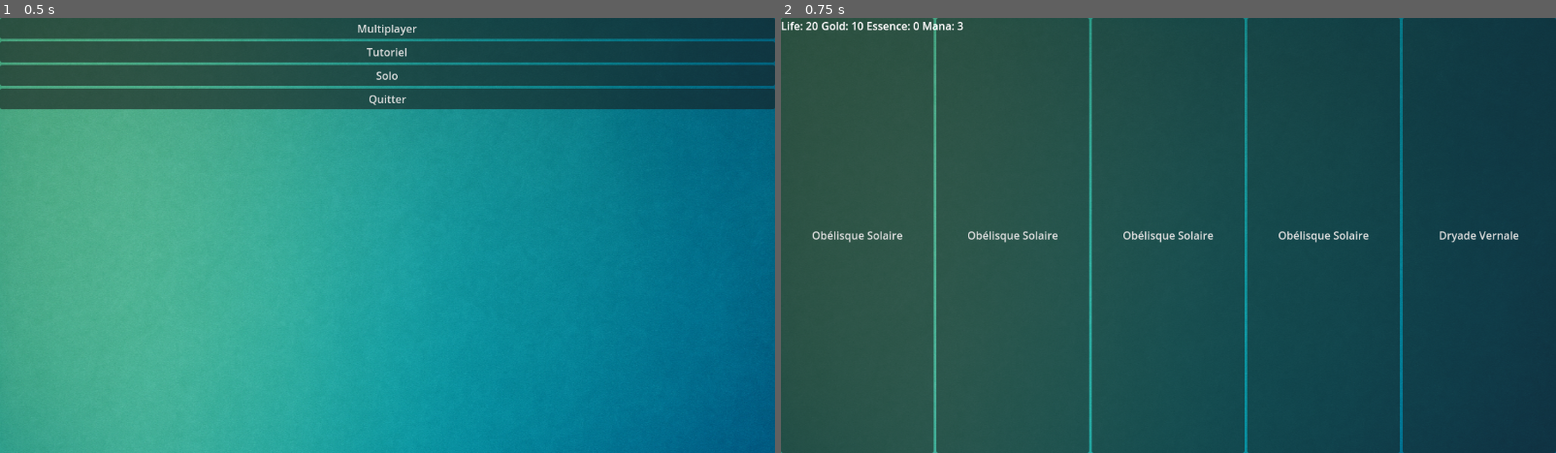
Above: before the commit, frames 1-2 (left to right).
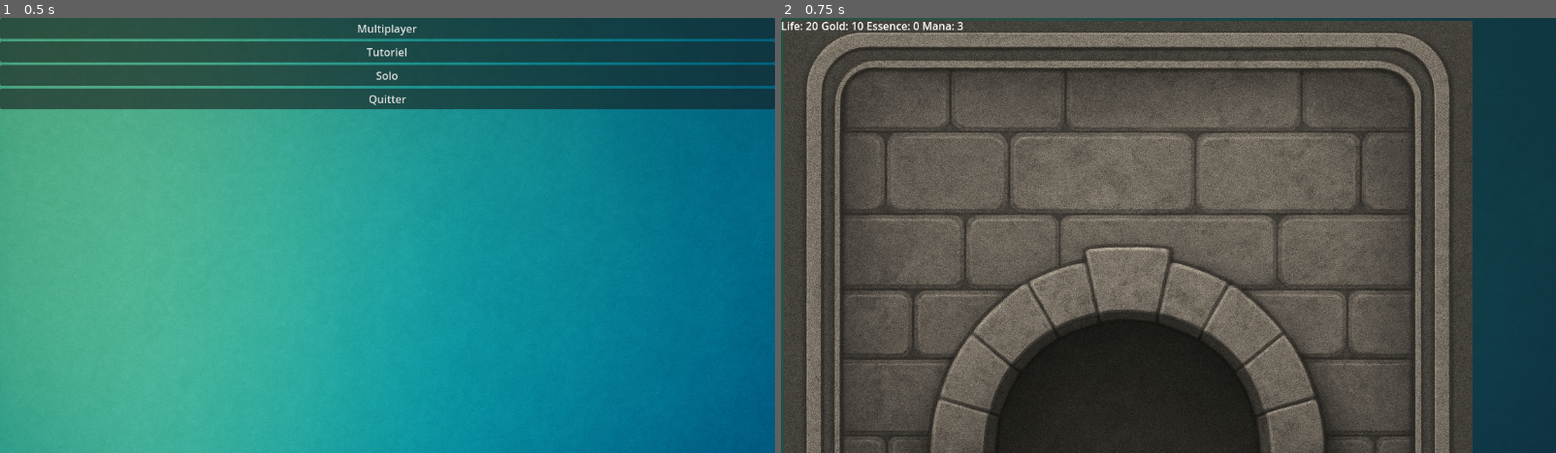
Above: after the commit, the same moments.

Repository: cbCielblanc/deckbuilding
Game: Godot game, scene res://scenes/MainMenu.tscn
The game is run twice, just before and just after one commit, with the same random seed, the same clock (stepped at 60 frames per second) and the same inputs.
Inputs:
- Up to frame 1 (0.5 s): no input
- Up to frame 2 (0.75 s): click "Solo" at 0.5 s

Frame 1 is identical in both runs. In frame 2, 85% of the frame differs, in the area x 0-100%, y 0-100%.
Error after the commit: Invalid access to property or key 'mouse_entered' on a base object of type 'Sprite2D'. (res://scripts/terrain_tile.gd:22)

Commit message:
Remove generated textures and load at runtime

Diff:
--- /dev/null
+++ b/scenes/TerrainTile.tscn
@@ -0,0 +1,15 @@
+[gd_scene load_steps=2 format=3]
+
+[ext_resource type="Script" path="res://scripts/terrain_tile.gd" id="1"]
+
+[node name="TerrainTile" type="Node2D"]
+script = ExtResource("1")
+
+[node name="Shadow" type="Sprite2D" parent="."]
+position = Vector2(2, 2)
+z_index = -1
+texture = null
+modulate = Color(0, 0, 0, 0.4)
+
+[node name="Sprite2D" type="Sprite2D" parent="."]
+texture = null
--- a/scripts/terrain_manager.gd
+++ b/scripts/terrain_manager.gd
@@ -1,22 +1,63 @@
 extends Node
 class_name TerrainManager
 
-var tiles := {}        # player -> 2-D array TerrainTile
+const WIDTH := 5
+const HEIGHT := 3
+const TILE_SIZE := 64
 
-func init(players):
+var tiles : Dictionary = {}				  # player -> 2-D array TerrainTile
+var _visual_root : Node2D
+var _tile_scene : PackedScene = preload("res://scenes/TerrainTile.tscn")
+
+func init(players:Array) -> void:
+	_visual_root = Node2D.new()
+	add_child(_visual_root)
+
+	var p_idx := 0
 	for p in players:
 		var g := []
-		for x in 5:
+		for x in WIDTH:
 			var col := []
-			for y in 3:
-				var t := TerrainTile.new()
+			for y in HEIGHT:
+				var t : TerrainTile = _tile_scene.instantiate()
 				t.biome = p.biome
+				t.position = Vector2((p_idx * WIDTH + x) * TILE_SIZE,
+						y * TILE_SIZE)
+				_visual_root.add_child(t)
 				col.append(t)
 			g.append(col)
 		tiles[p] = g
+		p_idx += 1
+	update_visuals()
 
-func season_update(season:String):
+func season_update(season:String) -> void:
 	for pl in tiles:
 		for col in tiles[pl]:
 			for t in col:
 				t.apply_season(season)
+	update_visuals()
+
+func update_visuals() -> void:
+	var current_season := SeasonManager.current()
+	for pl in tiles:
+		for col in tiles[pl]:
+			for t in col:
+				t.set_color(_color_for(t.biome, current_season))
+
+func _color_for(biome:String, season:String) -> Color:
+	var base := {
+		"Forest": Color(0.2, 0.6, 0.2),
+		"Volcano": Color(0.7, 0.2, 0.2),
+		"Desert": Color(0.8, 0.75, 0.5),
+		"Reef": Color(0.2, 0.5, 0.8),
+		"Swamp": Color(0.3, 0.4, 0.3),
+		"Tundra": Color(0.8, 0.8, 0.9)
+	}.get(biome, Color.WHITE)
+
+	match season:
+		"winter":
+			return base.lightened(0.3)
+		"autumn":
+			return base.darkened(0.2)
+		_:
+			return base
--- a/scripts/terrain_tile.gd
+++ b/scripts/terrain_tile.gd
@@ -1,7 +1,59 @@
+extends Node2D
 class_name TerrainTile
-var biome  : String
-var season_modifier : Dictionary = {}     # "spring" -> Callable …
 
-func apply_season(season:String):
+const BIOME_TEXTURE_PATHS := {
+	"forest": "res://assets/terrain/forest_tile.png",
+	"desert": "res://assets/terrain/desert_tile.png",
+	"reef": "res://assets/terrain/reef_tile.png",
+	"swamp": "res://assets/terrain/swamp_tile.png",
+	"tundra": "res://assets/terrain/tundra_tile.png",
+	"volcano": "res://assets/terrain/volcano_tile.png",
+}
+
+var biome : String
+var season_modifier : Dictionary = {}
+var _base_color : Color = Color.WHITE
+
+@onready var sprite : Sprite2D = $Sprite2D
+@onready var shadow : Sprite2D = $Shadow
+
+func _ready() -> void:
+	set_biome(biome)
+	sprite.mouse_entered.connect(Callable(self, "_on_mouse_entered"))
+	sprite.mouse_exited.connect(Callable(self, "_on_mouse_exited"))
+
+	if sprite.texture == null:
+		var img := Image.create(64, 64, false, Image.FORMAT_RGBA8)
+		img.fill(Color.WHITE)
+		var tex := ImageTexture.create_from_image(img)
+		sprite.texture = tex
+		shadow.texture = tex
+
+func apply_season(season:String) -> void:
 	if season_modifier.has(season):
 		season_modifier[season].call()
+
+func set_biome(b:String) -> void:
+	biome = b
+	var tex_path := BIOME_TEXTURE_PATHS.get(biome.to_lower())
+	if tex_path:
+		var tex := load(tex_path)
+		if tex:
+			sprite.texture = tex
+			shadow.texture = tex
+
+func set_color(color:Color) -> void:
+	_base_color = color
+	sprite.modulate = _base_color
+
+func highlight(on:bool) -> void:
+	if on:
+		sprite.modulate = _base_color.lightened(0.3)
+	else:
+		sprite.modulate = _base_color
+
+func _on_mouse_entered() -> void:
+	highlight(true)
+
+func _on_mouse_exited() -> void:
+	highlight(false)
--- a/ui/card_button.gd
+++ b/ui/card_button.gd
@@ -6,10 +6,21 @@
 
 var card_data : Card
 
+const CARD_TEXTURES := {
+       "Forest": preload("res://assets/cards/forest_card.png"),
+       "Desert": preload("res://assets/cards/desert_card.png"),
+       "Reef": preload("res://assets/cards/reef_card.png"),
+       "Swamp": preload("res://assets/cards/swamp_card.png"),
+       "Tundra": preload("res://assets/cards/tundra_card.png"),
+       "Volcano": preload("res://assets/cards/volcano_card.png"),
+       "Neutral": preload("res://assets/cards/neutral_structure.png")
+}
+
 signal dragged(card : Card)
 
 func _ready() -> void:
 	text = card_data.name
+	icon = CARD_TEXTURES.get(card_data.biome, CARD_TEXTURES["Neutral"])
 
 func _gui_input(event : InputEvent) -> void:
 	if event is InputEventMouseButton \
Not shown, changed: assets/README.md
Not shown, changed: scenes/README.md
Not shown, changed: scripts/README.md
Not shown, changed: ui/README.md
